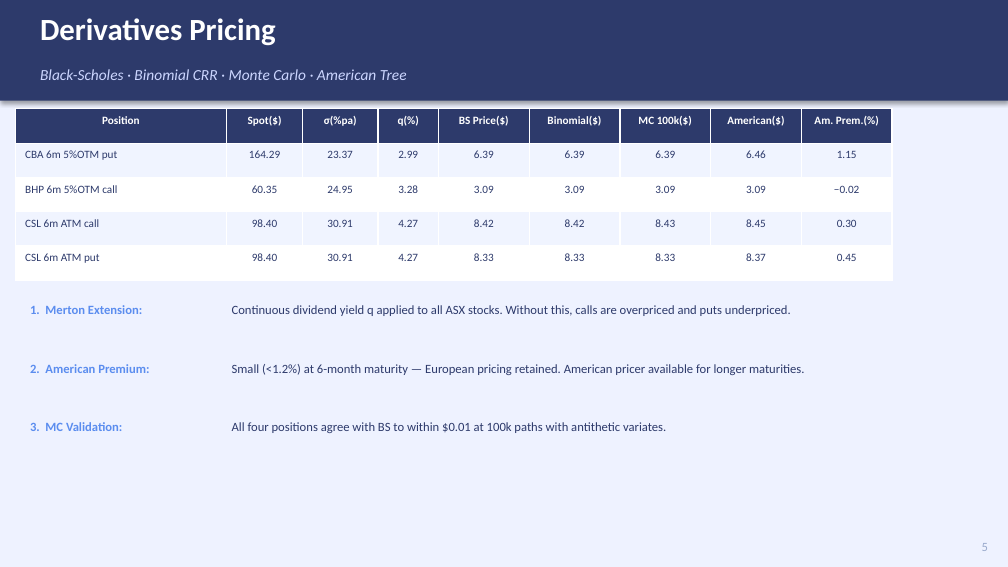
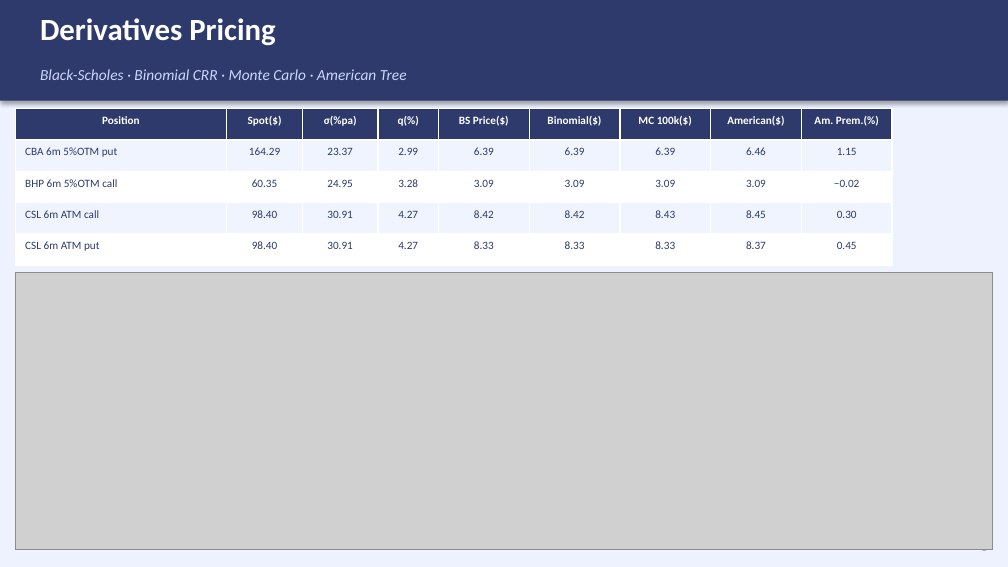
Before and after one commit to indigohill/FINM3422_A3_T7_G1_DP, a slide deck: slide 5 of docs/A3_Presentation.pptx. Drawn at 1008x567 pixels with LibreOffice and Linux fonts; fonts in the diff are those of the drawing; grey boxes stand for pictures. Boxes give left, top, right and bottom in pixels: in the first picture for what was removed or moved away, otherwise in the second. Text is boxed around its words. In the diff, an @@ line names an element or a change of style, - is before the commit and + after.

```diff
--- a/docs/A3_Presentation.pptx
+++ b/docs/A3_Presentation.pptx
@@ table: place and size @@
-table at box(15, 109, 892, 280)
+table at box(15, 109, 892, 265)
@@ picture added at box(15, 272, 993, 549) @@
@@ text removed at box(30, 305, 142, 314) @@
-1. Merton Extension:
@@ text removed at box(232, 305, 791, 316) @@
-Continuous dividend yield q applied to all ASX stocks. Without this, calls are overpriced and puts underpriced.
@@ text removed at box(30, 364, 149, 373) @@
-2. American Premium:
@@ text removed at box(232, 364, 805, 375) @@
-Small (<1.2%) at 6-month maturity — European pricing retained. American pricer available for longer maturities.
@@ text removed at box(30, 422, 122, 431) @@
-3. MC Validation:
@@ text removed at box(232, 422, 666, 433) @@
-All four positions agree with BS to within $0.01 at 100k paths with antithetic variates.
```
Also in this commit, not shown: 6 other slides changed, 1 other file.
